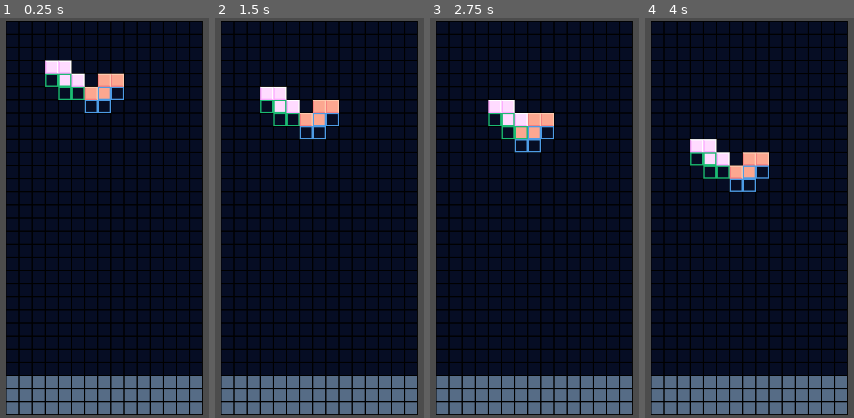
Above: before the commit, frames 1-4 (left to right).
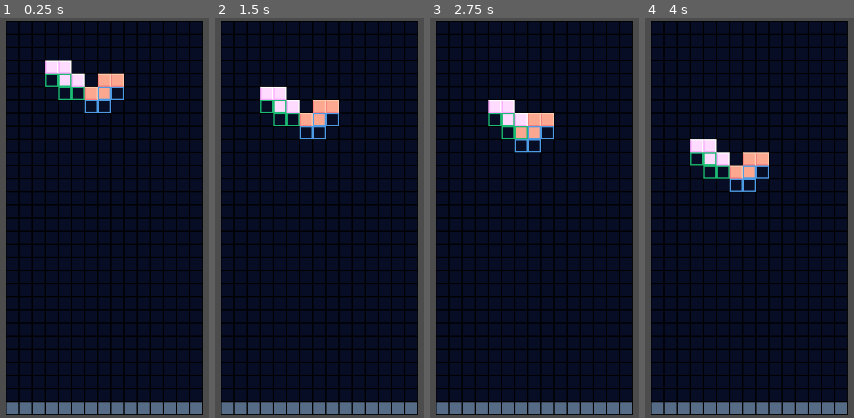
Above: after the commit, the same moments.

Repository: boymarsh/blocks
Game: Godot game, scene res://levels/level.tscn
Two runs of this game, one before a commit and one after it. Both use one fixed random seed, a clock stepped at 60 frames per second and the inputs below.
Inputs (mouse positions are in pixels of both pictures, inside the frame that each line leads up to):
- Up to frame 1 (0.25 s): no input
- Up to frame 2 (1.5 s): tap Enter at 0.5 s; move the mouse to (outside the picture) at 0.52 s; hold D (move_right) 0.53-1.28 s; hold Space (commit) 0.53-1.28 s; move the mouse to (outside the picture) at 1.27 s; hold A (move_left) from 1.28 s (still down); tap Space (commit) at 1.35 s
- Up to frame 3 (2.75 s): tap Enter at 2 s; move the mouse to (613, 130) at 2.02 s; release A (move_left) at 2.03 s; press the mouse at (613, 130) at 2.03 s; hold D (move_right) from 2.03 s (still down); tap Space (commit) at 2.3 s
- Up to frame 4 (4 s): tap Space (commit) at 2.75, 2.85 s; move the mouse to (709, 298) at 2.77 s; release the mouse at (709, 298) at 2.78 s; tap Enter at 3.5 s; move the mouse to (outside the picture) at 3.52 s; release D (move_right) at 3.53 s; hold A (move_left) from 3.53 s (still down); hold Space (commit) from 3.53 s (still down)

The runs differ from the first frame. In frame 1, 5.3% of the frame differs, in the area x 2-97%, y 89-96%; in frame 2, 5.3%; in frame 3, 5.3%; in frame 4, 5.3%.

Commit message:
modifications to game board

Diff:
--- a/levels/game_board.gd
+++ b/levels/game_board.gd
@@ -25,11 +25,14 @@
 const FROZEN_SOURCE = 1
 const HIGHLIGHT_SOURCE = 1
 const INACTIVE_SOURCE = 0
+const CARDINAL_DIRS: Array[Vector2i] = [
+	Vector2i.RIGHT, Vector2i.LEFT, Vector2i.UP, Vector2i.DOWN
+]
 var active_piece: Piece
 var outline_piece: Piece
 var possible_pieces: Array[Piece]
 var pieces: Array[Piece]
-var frozen_blocks: Array[Vector2i]
+var frozen_blocks: Dictionary[Vector2i, bool] = {} # using Dict as a proxy for a Set
 
 
 func _ready() -> void:
@@ -50,12 +53,12 @@
 
 
 	# test frozen blocks by adding 3 frozen layers
-	frozen_blocks = []
 	for x in range(level_data.width):
-		for y in range(level_data.height - 3, level_data.height):
-			frozen_blocks.append(Vector2i(x, y))
-	for cell in frozen_blocks:
-		frozen_layer.set_cell(cell, FROZEN_SOURCE, Vector2i(0, 0), 0)
+		for y in range(level_data.height - 1, level_data.height):
+			frozen_blocks[Vector2i(x, y)] = true
+	place_frozen_blocks()
+	# for cell in frozen_blocks:
+	# 	frozen_layer.set_cell(cell, FROZEN_SOURCE, Vector2i(0, 0), 0)
 
 	# test interfering cell
 	#frozen_layer.set_cell(Vector2i(3, 5), FROZEN_SOURCE, Vector2i(0, 0), 0)
@@ -72,9 +75,7 @@
 	outline_layer = $OutlineLayer
 	frozen_layer = $FrozenLayer
 	inactive_outline_layer = $InactiveOutlineLayer
-
-	for i in range(len(level_data.shapes)):
-			possible_pieces.append(Piece.new(level_data.shapes[i], Vector2i(0, 0), i))
+	collect_possible_pieces()
 	place_background()
 
 func intialise_pieces():
@@ -83,10 +84,17 @@
 	initialise_outline_piece()
 	#highlight_pivot_cell()
 
+func collect_possible_pieces() -> void:
+	for i in range(len(level_data.shapes)):
+			possible_pieces.append(Piece.new(level_data.shapes[i], Vector2i(0, 0), i))
+
 func place_background() -> void:
 	for i in range(level_data.width):
 		for j in range(level_data.height):
 			background_layer.set_cell(Vector2i(i, j), BACKGROUND_SOURCE, Vector2i(0, 0), 0)
+
+func place_frozen_blocks() -> void:
+	place_cells(frozen_blocks.keys(), frozen_layer, FROZEN_SOURCE, 0)
 
 func place_piece(piece: Piece) -> void:
 	place_cells(piece.get_board_position(), pieces_layer, PIECE_SOURCE, piece.id)
@@ -145,6 +153,9 @@
 	for piece in get_inactive_pieces():
 		piece.position.y += 1
 
+	# Freeze anything touching frozen
+	update_frozen_pieces()
+
 	# 3. Redraw all board layers
 
 	pieces_layer.clear()
@@ -153,6 +164,55 @@
 
 	place_pieces() # <- draws active + all inactive pieces
 	intialise_pieces() # highlight, inactive outlines, active outline
+	place_frozen_blocks()
+
+func update_frozen_pieces() -> void:
+	var to_freeze: Array[Piece] = []
+	for piece in pieces:
+		if is_piece_touching_frozen_layer(piece):
+			to_freeze.append(piece)
+	var active_frozen := false
+	for piece in to_freeze:
+		if freeze_and_remove_piece(piece):
+			active_frozen = true
+	if active_frozen:
+		select_new_active_piece()
+
+func select_new_active_piece() -> void:
+	if pieces.is_empty():
+		active_piece = null
+		handle_no_pieces_remaining()
+		return
+
+	active_piece = pieces[0] # simplest rule
+	reset_rotation_translation_plan()
+	intialise_pieces()
+
+func handle_no_pieces_remaining() -> void:
+	print("No pieces remaining")
+	# temporary random piece selection
+	var new_piece: Piece = possible_pieces.pick_random().copy()
+	new_piece.position = Vector2i(0, 0)
+	pieces.append(new_piece)
+	active_piece = new_piece
+
+
+func freeze_and_remove_piece(piece: Piece) -> bool:
+	for cell in piece.get_board_position():
+		freeze_cell(cell)
+	pieces.erase(piece)
+
+	return piece == active_piece
+
+func is_piece_touching_frozen_layer(piece: Piece) -> bool:
+	for cell in piece.get_board_position():
+		# for dir in CARDINAL_DIRS:
+		# 	if is_frozen(cell + dir):
+		# 		return true
+		if is_frozen(cell + Vector2i.DOWN):
+			return true
+
+	return false
 
 func can_translate(dx: int, max_amount: int) -> bool:
 	# proposed new displacement from original column
@@ -353,3 +413,12 @@
 		if cell_occupied(cell):
 			return false
 	return true
+
+func freeze_cell(cell: Vector2i) -> void:
+	frozen_blocks[cell] = true
+
+func unfreeze_cell(cell: Vector2i) -> void:
+	frozen_blocks.erase(cell)
+
+func is_frozen(cell: Vector2i) -> bool:
+	return frozen_blocks.has(cell)
